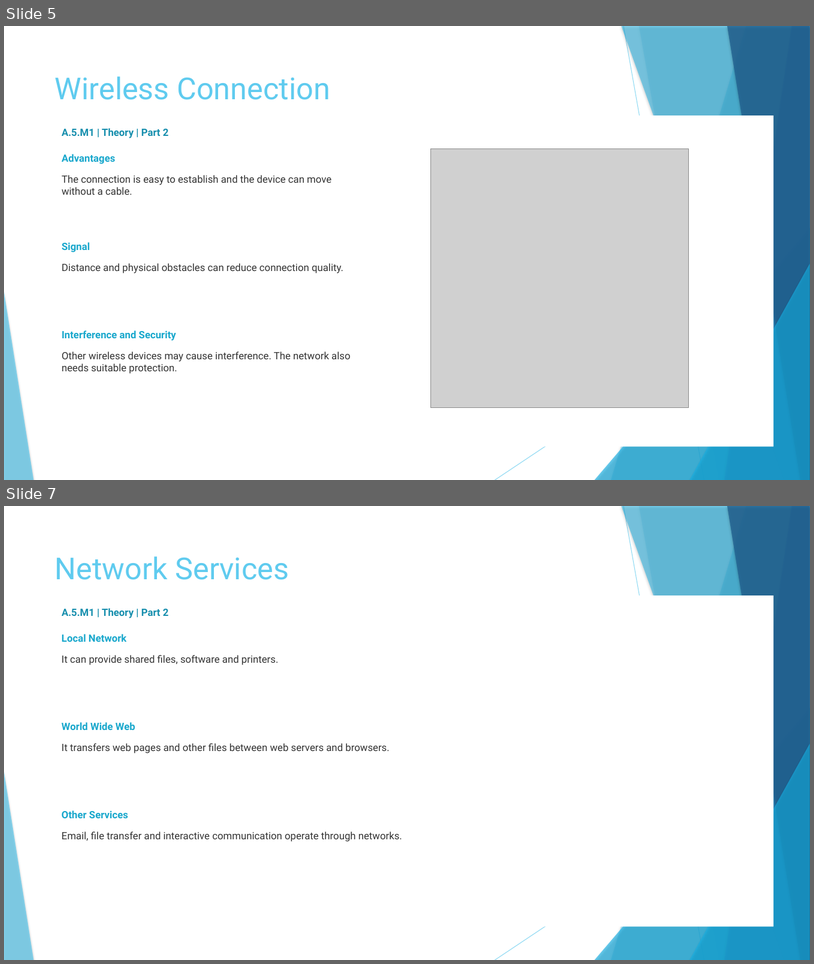
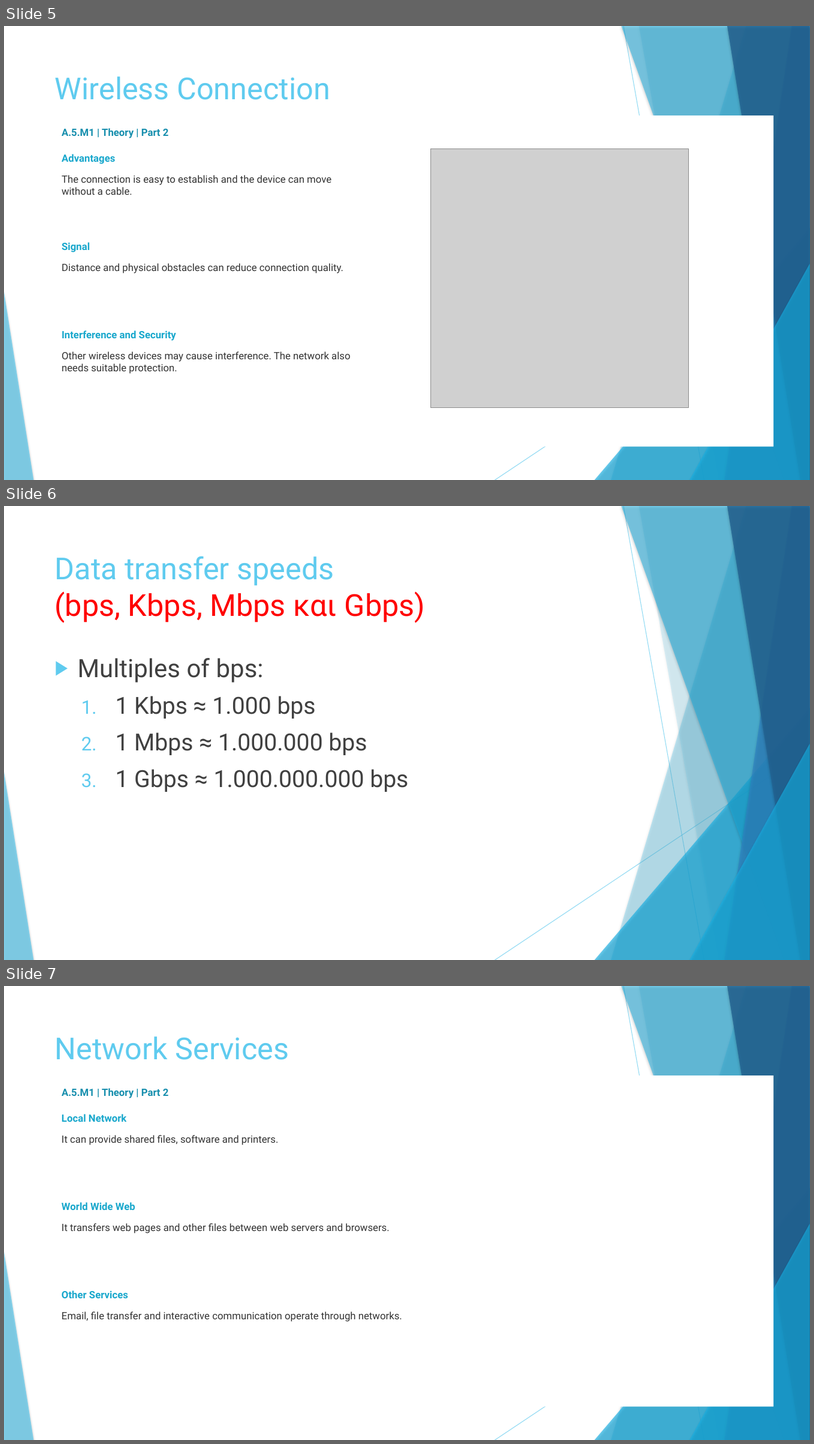
Before and after one commit to aristos32/education, a slide deck: schools-presentations/A Lykeiou/alloglossoi/A.5.M1 Introduction - Part 2 English.pptx. Shown one above the other, each under a label of ours: slides 5 and 7 before the commit, slides 5, 6 and 7 after it; the slides between them are not shown. The pictures are 814x964 and 814x1444 pixels, drawn with LibreOffice and Linux fonts; fonts in the diff are those of the drawing; grey boxes stand for pictures. Boxes give left, top, right and bottom in pixels: in the first picture for what was removed or moved away, otherwise in the second. Text is boxed around its words. In the diff, an @@ line names an element or a change of style, - is before the commit and + after.

```diff
--- a/schools-presentations/A Lykeiou/alloglossoi/A.5.M1 Introduction - Part 2 English.pptx
+++ b/schools-presentations/A Lykeiou/alloglossoi/A.5.M1 Introduction - Part 2 English.pptx
@@ slide 6 added at [4, 506, 810, 960], background #FFFFFF; not listed: 10 template elements that a slide beside it also shows @@
@@ title added at [55, 556, 425, 622], 36 pt, text #FF0000 @@
+Data transfer speeds
+(bps, Kbps, Mbps και Gbps)
@@ text added at [78, 658, 408, 792], 28 pt, text #404040 @@
+▶ Multiples of bps:
+  1. 1 Kbps ≈ 1.000 bps
+  2. 1 Mbps ≈ 1.000.000 bps
+  3. 1 Gbps ≈ 1.000.000.000 bps
```
Also in this commit, not shown: 1 slide removed, 10 other files.
